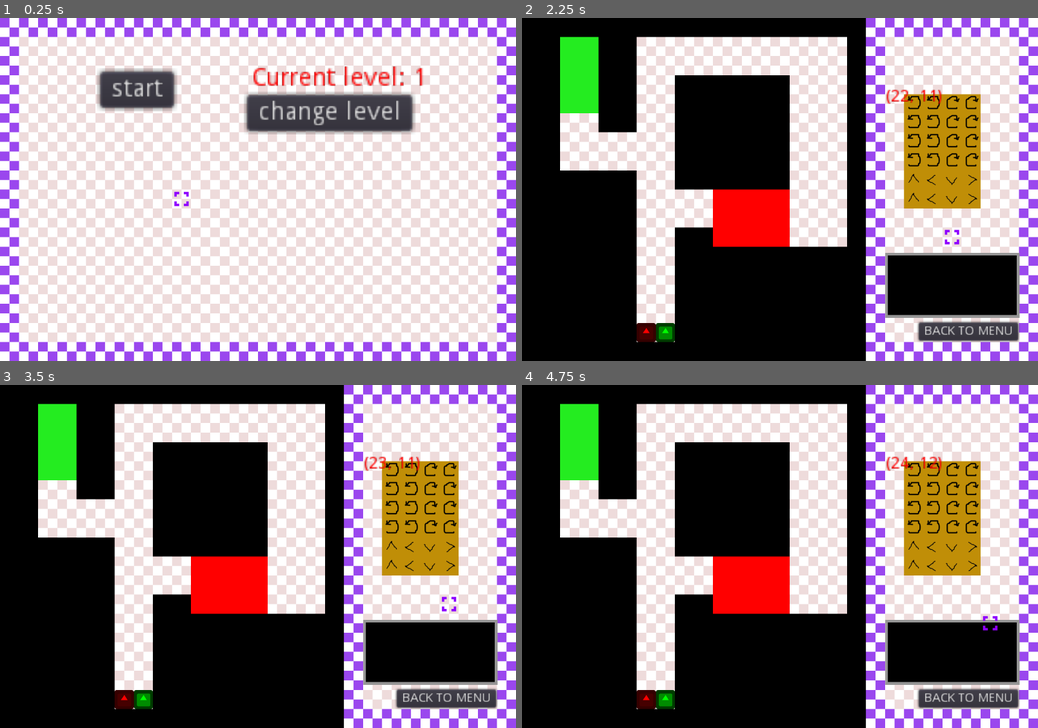
Above: before the commit, frames 1-4 (two rows, left to right).
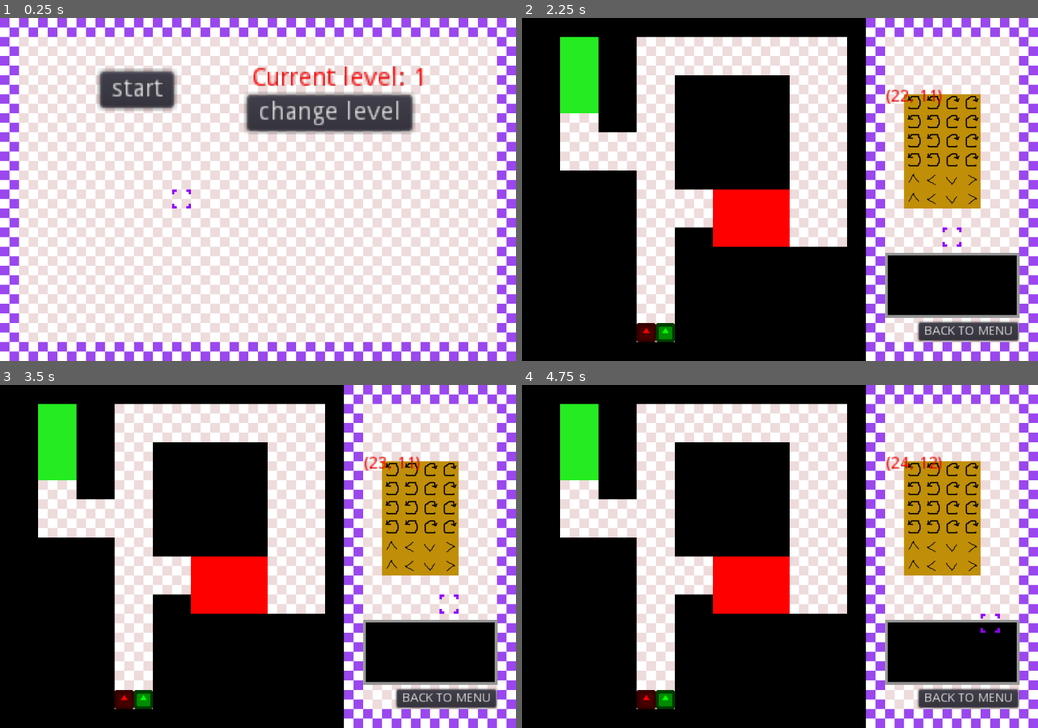
Above: after the commit, the same moments.

Repository: WIT-SCDS-F22-GAME-COOP/Zombie-Game
Game: Godot game, scene res://TSCN/Menu.tscn
The game is run twice, just before and just after one commit, with the same random seed, the same clock (stepped at 60 frames per second) and the same inputs. The engine's default icon, where the game draws it, is replaced by a stand-in: a white triangle on a blue panel in a dark square.
Inputs:
- Up to frame 1 (0.25 s): no input
- Up to frame 2 (2.25 s): click "start" at 0.5 s; click "BACK TO MENU" at 1.25 s; click "start" at 2 s
- Up to frame 3 (3.5 s): hold D (move_right) from 2.78 s (still down); tap Space (select) at 2.85 s
- Up to frame 4 (4.75 s): tap Enter at 3.5 s; release D (move_right) at 3.53 s; hold S (move_down) 3.53-4.28 s; tap Space (select) at 3.6, 4.35 s; tap Q (reset_level) at 4.25 s; hold D (move_right) from 4.28 s (still down)

The runs differ from the first frame. In frame 1, less than 0.1% of the frame differs, in the area x 33-37%, y 49-56%; in frame 2, less than 0.1%; in frame 3, less than 0.1%; in frame 4, less than 0.1%, in the area x 88-93%, y 66-73%.

Commit message:
Characters move automatically

Diff:
--- a/Scripts/Character.gd
+++ b/Scripts/Character.gd
@@ -5,6 +5,7 @@
 var move_direction = -1
 
 var id = 0
+var frames = -1
 
 var starting_pos = Vector2.ZERO
 var current_tile = -1
@@ -20,17 +21,23 @@
 	# Do not leave active after game timer implemented
 	# Mapped to R button, walks
 	if Input.is_action_just_pressed("debug_input"):
-		tick()
+		frames = 0
 	# Mapped to T button, turns right
 #	if Input.is_action_just_pressed("debug_input2"):
 #		direction = Tiles.turn(direction, true)
 
 	# Update with any new level attributes added
 	if Input.is_action_just_pressed("reset_level") && starting_pos != Vector2(0,0):
+		frames = -1
 		Global.points = 0
 		global_position = starting_pos
 		direction = initial_direction
 		move_direction = -1
+
+	if frames != -1 && global_position.x > 0:
+		frames = frames + 1
+		if frames % 5 == 0:
+			tick()
 
 func tick():
 	use_tile(current_tile)
--- a/TSCN/Cursor.tscn
+++ b/TSCN/Cursor.tscn
@@ -28,7 +28,6 @@
 
 [node name="AnimatedSprite" type="AnimatedSprite" parent="."]
 frames = SubResource( 3 )
-frame = 1
 playing = true
 
 [node name="Area2D" type="Area2D" parent="."]
--- a/project.godot
+++ b/project.godot
@@ -21,7 +21,7 @@
 
 [debug]
 
-settings/fps/force_fps=60
+settings/fps/force_fps=30
 
 [display]
 
@@ -85,6 +85,7 @@
 
 [physics]
 
+common/physics_fps=30
 common/enable_pause_aware_picking=true
 
 [rendering]
